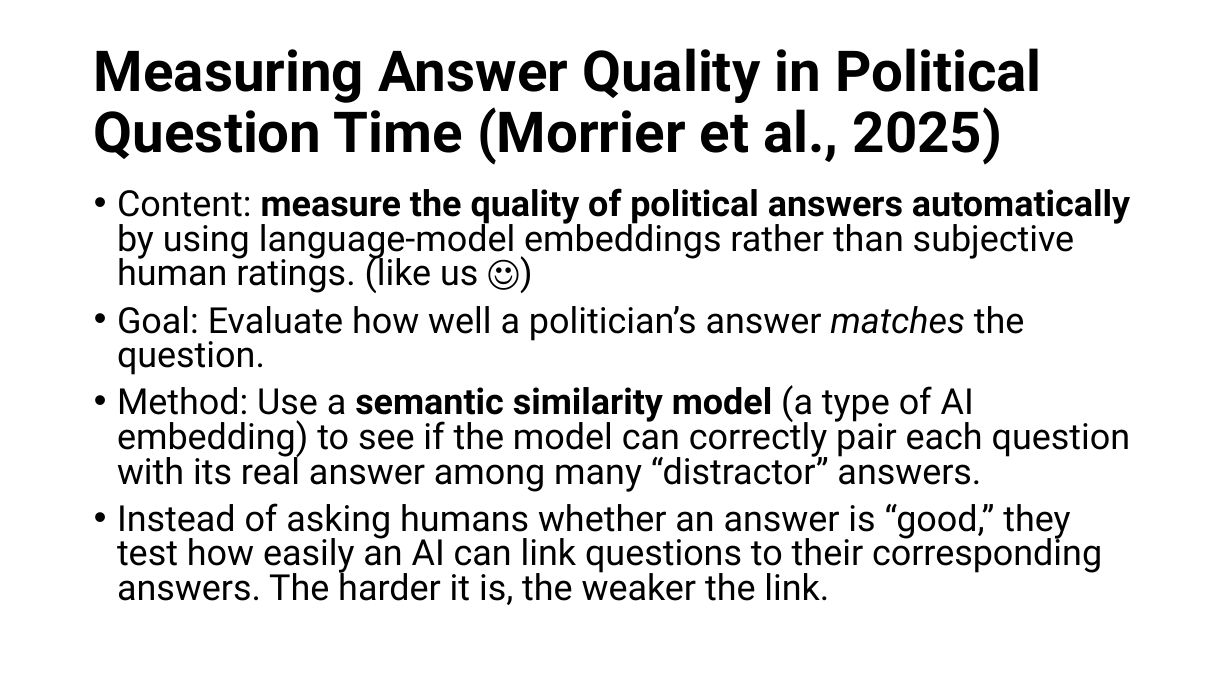
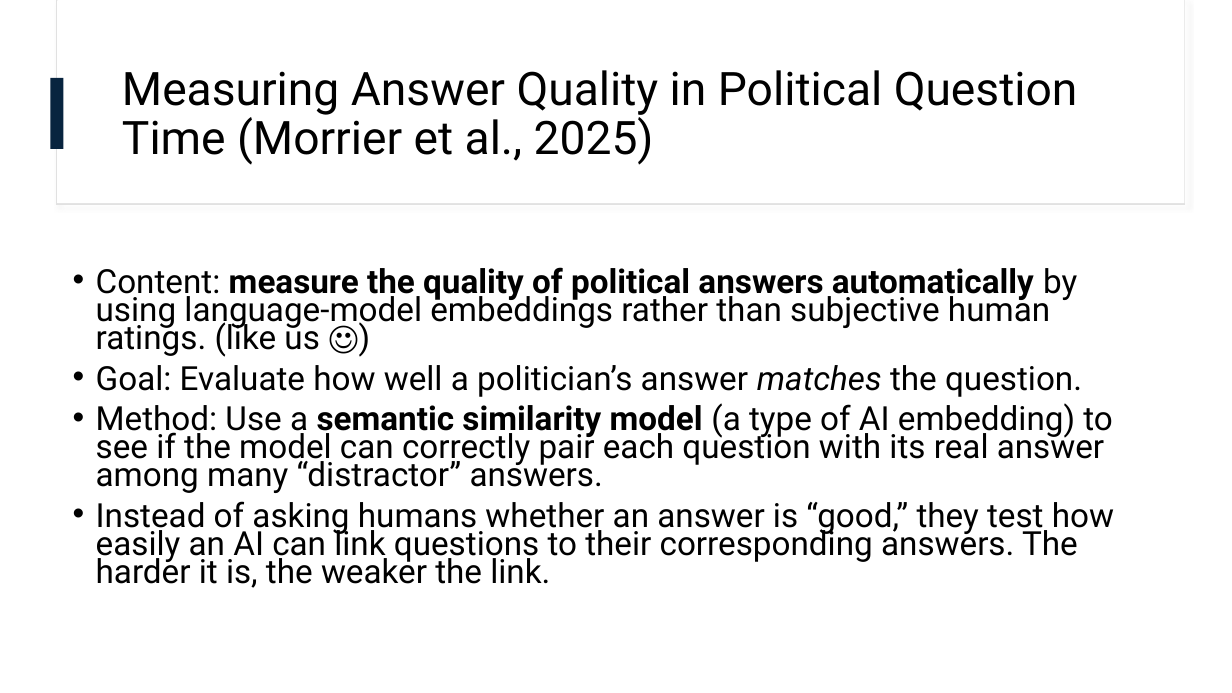
Before and after one commit to omarelbeltagy/clarity, a slide deck: slide 15 of literature/literature edited.pptx. Drawn at 1232x693 pixels with LibreOffice and Linux fonts; fonts in the diff are those of the drawing. Boxes give left, top, right and bottom in pixels: in the first picture for what was removed or moved away, otherwise in the second. Text is boxed around its words. In the diff, an @@ line names an element or a change of style, - is before the commit and + after.

Commit message:
Unify powerpoint formatting

```diff
--- a/literature/literature edited.pptx
+++ b/literature/literature edited.pptx
@@ rectangle added at <box>56,0,1185,204</box>, fill #FFFFFF, outline #E1E1E1 1 pt @@
@@ rectangle added at <box>57,0,1185,203</box>, fill #FFFFFF @@
@@ title "Measuring Answer Quality in Political ...": place and size @@
-title "Measuring Answer Quality in Political ..." at <box>94,48,1042,165</box>
+title "Measuring Answer Quality in Political ..." at <box>122,70,1078,165</box>
@@ title "Measuring Answer Quality in Political ..." at <box>122,70,1078,165</box>: size 44 to 36 pt, bold off @@
@@ rectangle added at <box>51,78,64,149</box>, fill #08243F @@
@@ text "Content: measure the quality of ...": place and size @@
-text "Content: measure the quality of ..." at <box>117,188,1130,605</box>
+text "Content: measure the quality of ..." at <box>96,267,1114,588</box>
@@ text "Content: measure the quality of ..." at <box>96,267,1114,588</box>: size 28 to 25.9 pt; line spacing 0.8 to 0.7; vertical alignment top to middle @@
```
Also in this commit, not shown: 6 other slides changed.
